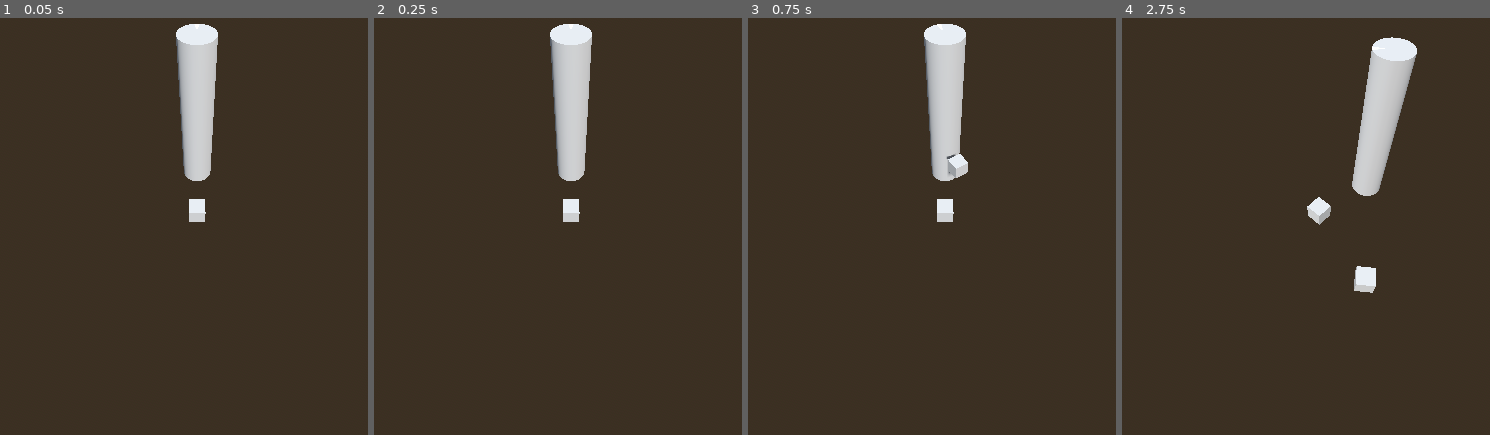
Above: before the commit, frames 1-4 (left to right).
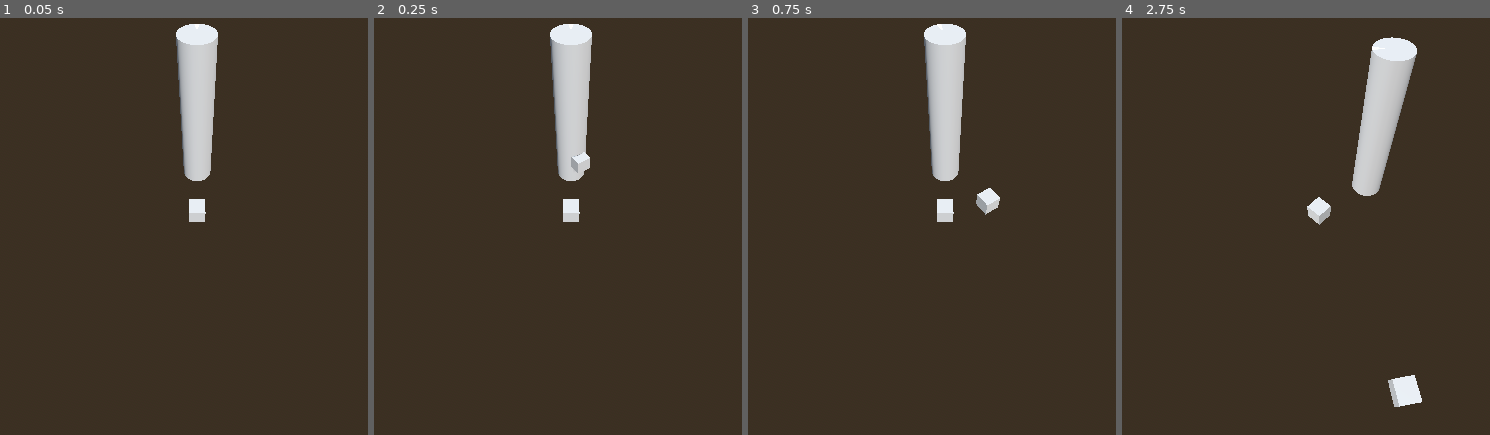
Above: after the commit, the same moments.

Repository: Yrthgze/Lighthouse
Game: Godot game, scene res://scenes/main_level.tscn
Same seed, same stepped clock (60 frames per second), same inputs: the game is played once before the commit and once after it.
Inputs:
- Up to frame 1 (0.05 s): no input
- Up to frame 2 (0.25 s): no input
- Up to frame 3 (0.75 s): hold D (rotate_lighthouse_right) from 0.53 s (still down)
- Up to frame 4 (2.75 s): release D (rotate_lighthouse_right) at 1.28 s; hold Q (rotate_left) 1.28-2.03 s; hold D (rotate_lighthouse_right) from 2.03 s (still down)

Frame 1 is identical in both runs. In frame 2, 0.1% of the frame differs, in the area x 53-59%, y 32-38%; in frame 3, 0.5%; in frame 4, 0.9%, in the area x 63-82%, y 59-94%.

Commit message:
[TheLighthouse]: Boat stopping at the end of the curve.

Diff:
--- a/scripts/allies/boat.gd
+++ b/scripts/allies/boat.gd
@@ -1,28 +1,26 @@
 extends CharacterBody3D
 
-var speed : float = 300.0
+var speed : float = 50.0
 @onready var nav_path: Path3D = %NavigationPath
 @onready var nav_path_follower: PathFollow3D = %NavigationPathFollower
 var rotation_speed = 1.0
+var is_moving: bool = false
 
 func _ready():
 	nav_path_follower.progress = 0.0
 	set_target_position(Vector3(10,0, 10))
 
 func _process(delta):
-	if nav_path_follower:
+	if is_moving:
 		# Avanzar a lo largo de la curva
-		nav_path_follower.progress += speed * delta * 0.01
+		nav_path_follower.progress_ratio += speed * delta * 0.01
 		global_transform.origin = nav_path_follower.global_transform.origin
 
-		# Opcional: hacer que el barco mire en la dirección en la que se mueve
 		look_at(nav_path_follower.global_transform.origin + nav_path_follower.transform.basis.z, Vector3.UP)
 
-# 5,0 -> 0,5 (-5,5)  0-5, 5-0
-# (x1 + x2) / 2, (y1 + y2) / 2
-# (2.5, 2.5) - (-5, 5) = 7.5, -2.5
-# (-5,5) normal -> (5, 5)
-#
+		if nav_path_follower.progress_ratio >= 0.9:
+			nav_path_follower.progress_ratio = 1.0
+			is_moving = false
 
 func get_turn_direction_point(start_pos: Vector3,target_pos: Vector3) -> Vector3:
 	var direction_vector = target_pos - start_pos
@@ -31,27 +29,28 @@
 	# Producto cruzado para determinar si el objetivo está a la izquierda o derecha
 	var lookin_at = -transform.basis.z
 	var direction_vec_from_lookin_point = (target_pos - lookin_at).abs()
-	var direction = 1
-	if direction_vec_from_lookin_point.x < direction_vec_from_lookin_point.z:
-		direction = -1
+	var direction = 1 if direction_vec_from_lookin_point.x >= direction_vec_from_lookin_point.z else -1
+
 
 	var mid_point = (start_pos + target_pos) / 2
 	# Get the normal to direction vector
 	var normal = Vector3(direction_vector.z, 0, -direction_vector.x)
-	normal.x /= abs(normal.x)
-	normal.z /= abs(normal.z)
+	normal.x = sign(normal.x)
+	normal.z = sign(normal.z)
 	mid_point += direction * normal * rotation_speed
 	return mid_point
 
 # Para cambiar la curva dinámicamente
 func set_target_position(target_pos: Vector3):
-	var start_pos = global_transform.origin
-	var middle_pos = get_turn_direction_point(start_pos, target_pos)
+	if nav_path_follower:
+		var start_pos = global_transform.origin
+		var middle_pos = get_turn_direction_point(start_pos, target_pos)
 
-	# Limpiar y añadir nuevos puntos a la curva
-	nav_path.curve.clear_points()
-	nav_path.curve.add_point(start_pos)
-	nav_path.curve.add_point(middle_pos)
-	nav_path.curve.add_point(target_pos)
+		# Limpiar y añadir nuevos puntos a la curva
+		nav_path.curve.clear_points()
+		nav_path.curve.add_point(start_pos)
+		nav_path.curve.add_point(middle_pos)
+		nav_path.curve.add_point(target_pos)
 
-	nav_path_follower.progress = 0 # Reinicia el offset para empezar el movimiento
+		nav_path_follower.progress = 0 # Reinicia el offset para empezar el movimiento
+		is_moving = true
